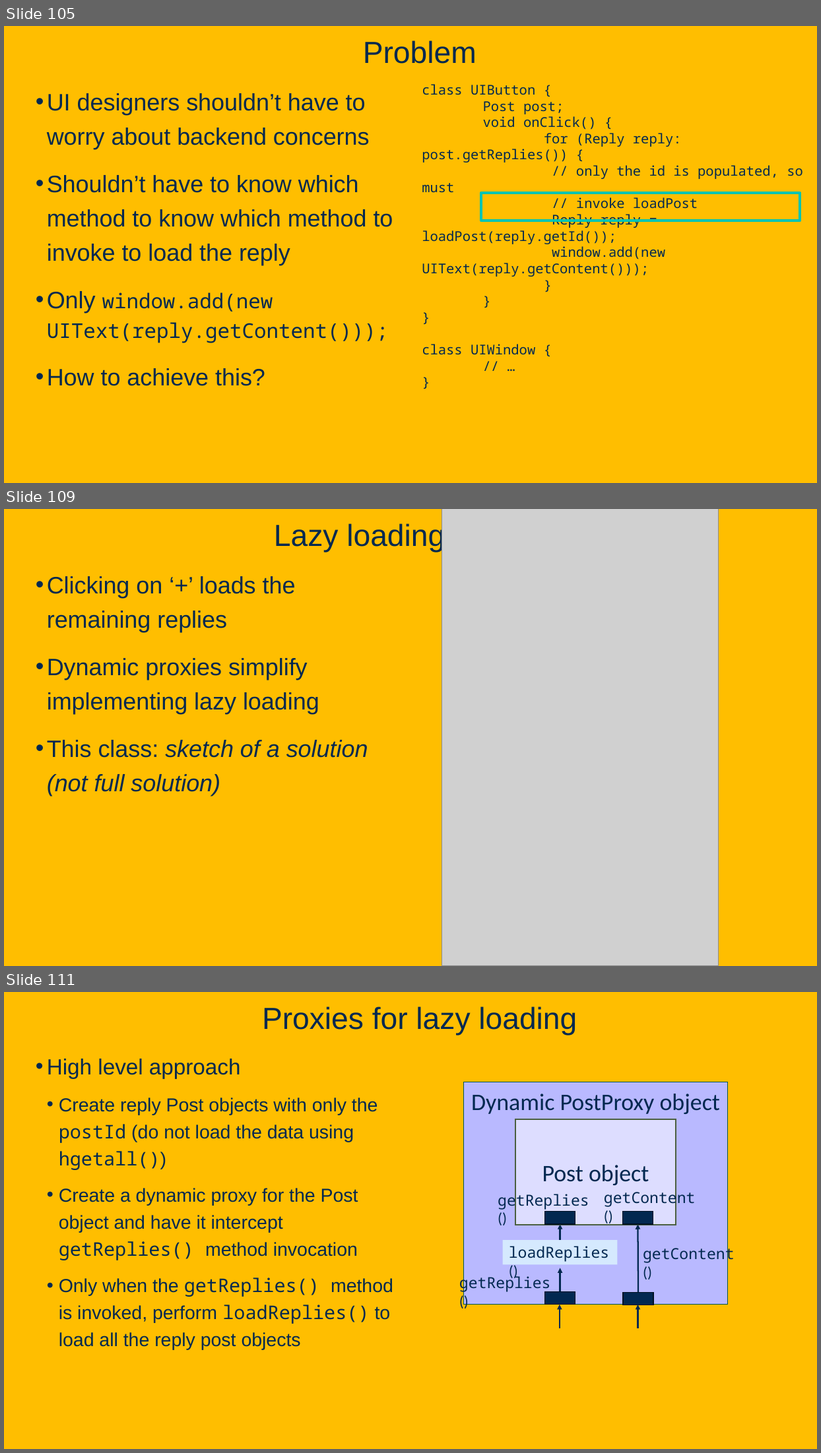
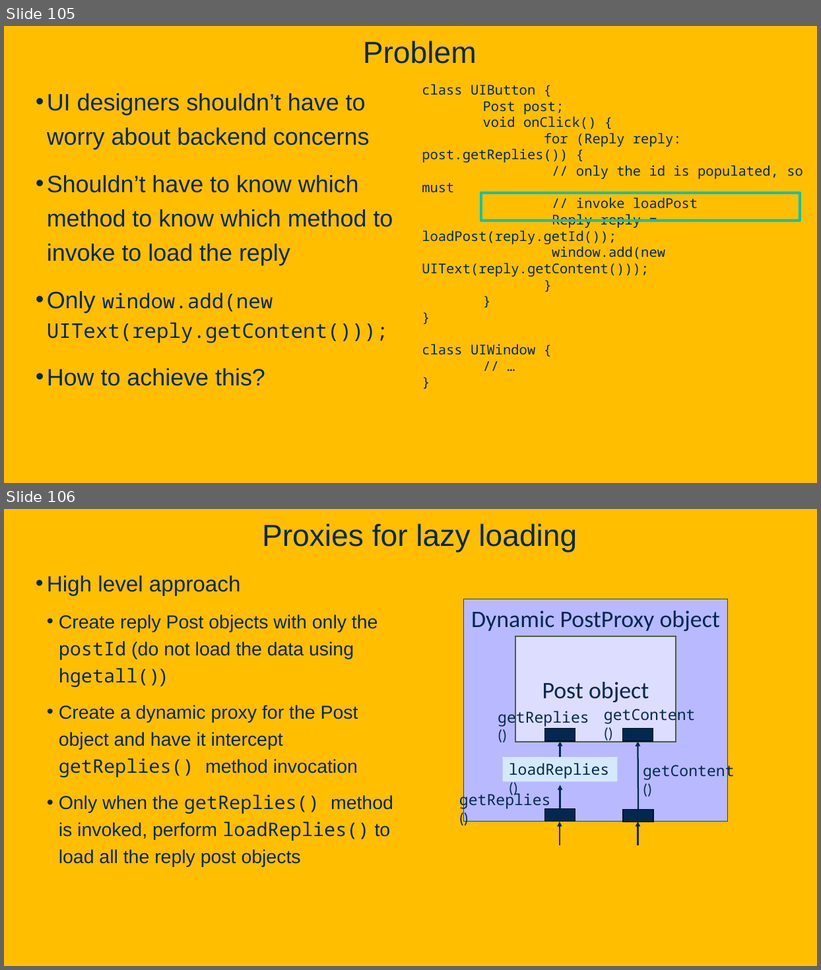
Before and after one commit to davsec-teaching/ECS_160, a slide deck: slides/Reflection.pptx. Shown one above the other, each under a label of ours: slides 105, 109 and 111 before the commit, slides 105 and 106 after it; the slides between them are not shown. The pictures are 821x1453 and 821x970 pixels, drawn with LibreOffice and Linux fonts; fonts in the diff are those of the drawing; grey boxes stand for pictures; background and template pictures are left out. Boxes give left, top, right and bottom in pixels: in the first picture for what was removed or moved away, otherwise in the second. Text is boxed around its words. In the diff, an @@ line names an element or a change of style, - is before the commit and + after.

```diff
--- a/slides/Reflection.pptx
+++ b/slides/Reflection.pptx
@@ slide 109 removed at [4, 509, 817, 966], background picture (left out) @@
@@ title removed at [274, 522, 445, 553] @@
-Lazy loading posts UI
@@ picture removed at [442, 509, 719, 966] @@
@@ text removed at [47, 576, 368, 796] @@
-• Clicking on ‘+’ loads the remaining replies
-• Dynamic proxies simplify implementing lazy loading
-• This class: sketch of a solution (not full solution)
@@ what was slide 111 is now slide 106 @@
```
Also in this commit, not shown: 2 slides changed, 4 other slides removed, 1 other file.
